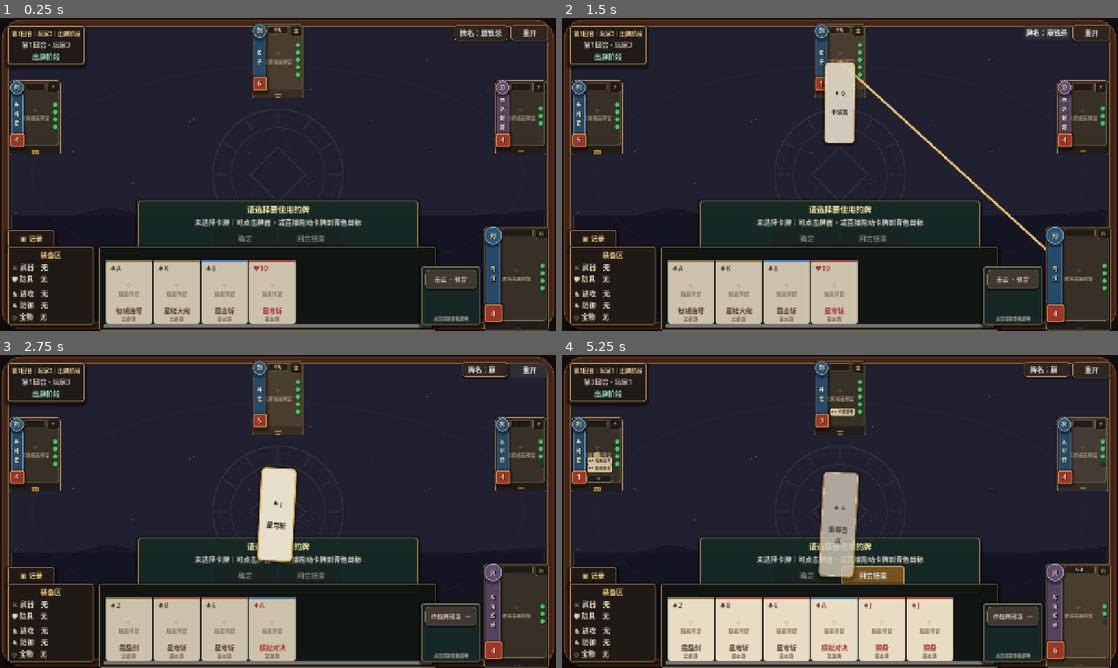
Above: before the commit, frames 1-4 (two rows, left to right).
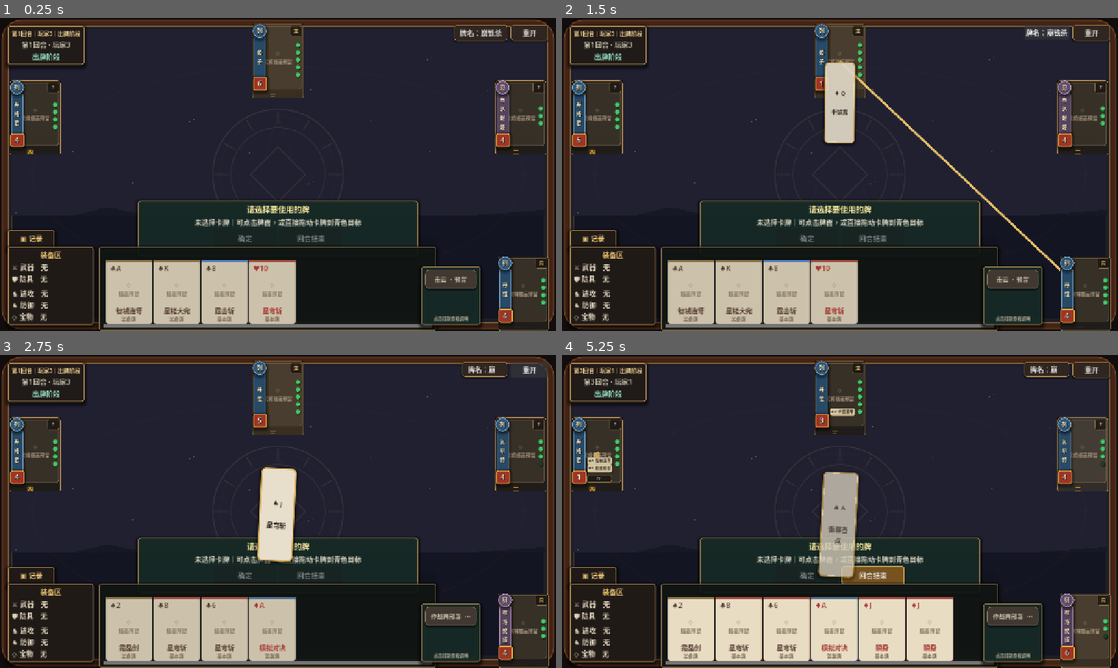
Above: after the commit, the same moments.

Repository: LisBam/hsr-kill
Game: Godot game, scene res://scenes/main.tscn
The game is run twice, just before and just after one commit, with the same random seed, the same clock (stepped at 60 frames per second) and the same inputs.
Inputs:
- Up to frame 1 (0.25 s): no input
- Up to frame 2 (1.5 s): click "牌名：崩铁杀" at 0.5 s; click "牌名：三国杀" at 1.25 s
- Up to frame 3 (2.75 s): click "重开" at 2 s
- Up to frame 4 (5.25 s): click "作战再部署 · 预留" at 2.75 s; click "作战再部署 · 预留" at 3.5 s; click "作战再部署 · 预留" at 4.25 s; click "◇ 武将插画预留" at 5 s

The runs differ from the first frame. In frame 1, 2.4% of the frame differs, in the area x 4-99%, y 2-100%; in frame 2, 3.1%; in frame 3, 2.4%; in frame 4, 2.5%.

Commit message:
1.统一全部武将牌尺寸   2.移除顶部紧凑武将牌布局   3.调整本地武将牌为标准规格   4.同步武将牌尺寸文档与测试

Diff:
--- a/scenes/components/player_target_view.tscn
+++ b/scenes/components/player_target_view.tscn
@@ -255,6 +255,7 @@
 
 [node name="Status" type="Label" parent="." unique_id=990005668]
 unique_name_in_owner = true
+visible = false
 layout_mode = 0
 offset_left = 36.0
 offset_top = 5.0
@@ -304,9 +305,10 @@
 [node name="Seat" type="Label" parent="." unique_id=110204318]
 unique_name_in_owner = true
 layout_mode = 0
-offset_top = 154.0
-offset_right = 118.0
-offset_bottom = 172.0
+offset_top = 150.2
+offset_right = 146.24998
+offset_bottom = 176.2
+scale = Vector2(0.8, 0.8)
 theme_override_colors/font_color = Color(0.941176, 0.709804, 0.184314, 1)
 theme_override_font_sizes/font_size = 18
 text = "一"
@@ -324,6 +326,46 @@
 theme_override_constants/separation = -3
 alignment = 1
 
+[node name="PreviewCurrentHp1" type="Label" parent="HealthPips" unique_id=595401683]
+layout_mode = 2
+theme_override_colors/font_color = Color(0.266667, 0.792157, 0.403922, 1)
+theme_override_colors/font_shadow_color = Color(0.027451, 0.0784314, 0.0392157, 1)
+theme_override_constants/shadow_offset_x = 1
+theme_override_constants/shadow_offset_y = 1
+theme_override_font_sizes/font_size = 14
+text = "●"
+horizontal_alignment = 1
+
+[node name="PreviewCurrentHp2" type="Label" parent="HealthPips" unique_id=1914037147]
+layout_mode = 2
+theme_override_colors/font_color = Color(0.266667, 0.792157, 0.403922, 1)
+theme_override_colors/font_shadow_color = Color(0.027451, 0.0784314, 0.0392157, 1)
+theme_override_constants/shadow_offset_x = 1
+theme_override_constants/shadow_offset_y = 1
+theme_override_font_sizes/font_size = 14
+text = "●"
+horizontal_alignment = 1
+
+[node name="PreviewCurrentHp3" type="Label" parent="HealthPips" unique_id=1878718363]
+layout_mode = 2
+theme_override_colors/font_color = Color(0.266667, 0.792157, 0.403922, 1)
+theme_override_colors/font_shadow_color = Color(0.027451, 0.0784314, 0.0392157, 1)
+theme_override_constants/shadow_offset_x = 1
+theme_override_constants/shadow_offset_y = 1
+theme_override_font_sizes/font_size = 14
+text = "●"
+horizontal_alignment = 1
+
+[node name="PreviewLostHp" type="Label" parent="HealthPips" unique_id=1879876878]
+layout_mode = 2
+theme_override_colors/font_color = Color(0.14902, 0.219608, 0.172549, 1)
+theme_override_colors/font_shadow_color = Color(0.027451, 0.0784314, 0.0392157, 1)
+theme_override_constants/shadow_offset_x = 1
+theme_override_constants/shadow_offset_y = 1
+theme_override_font_sizes/font_size = 14
+text = "●"
+horizontal_alignment = 1
+
 [node name="EquipmentLayer" type="Control" parent="." unique_id=237837046]
 unique_name_in_owner = true
 anchors_preset = 0
--- a/scripts/ui/decade_battle_layout.gd
+++ b/scripts/ui/decade_battle_layout.gd
@@ -3,11 +3,8 @@
 
 ## 无名杀十周年式环桌座次布局组件。组件只根据人数和可视尺寸摆放角色卡，不读取规则对象或提交动作。
 
-## 常规对手武将牌尺寸；默认118×172像素对应参考扩展 nova 布局，运行时通常无需动态修改。
-@export var opponent_card_size: Vector2 = Vector2(118.0, 172.0)
-
-## 六张以上顶部武将牌使用的紧凑尺寸；默认104×156像素避免九至十人局发生遮挡，运行时通常无需动态修改。
-@export var compact_opponent_card_size: Vector2 = Vector2(104.0, 156.0)
+## 全部武将牌统一使用的固定尺寸；118×172与可编辑 player_target_view.tscn 的根节点尺寸完全一致。
+const UNIFIED_PLAYER_CARD_SIZE: Vector2 = Vector2(118.0, 172.0)
 
 ## 顶部武将牌距牌桌上边缘的距离；默认14像素接近参考 CSS 的9像素视觉留白，运行时可在检查器中调整。
 @export_range(0.0, 100.0, 1.0) var top_margin: float = 14.0
@@ -66,10 +63,10 @@
 		return
 	# 左右侧座位数量；二至三人局全部位于顶部，四至九人局每侧一名，十人局每侧两名。
 	var side_count_per_edge: int = 0 if _total_player_count <= 3 else (2 if _total_player_count >= 10 else 1)
-	# 顶部座位数量；用于决定卡牌尺寸并生成均匀但符合参考比例的横坐标。
+	# 顶部座位数量；用于生成均匀但符合参考比例的横坐标。
 	var top_count: int = maxi(valid_views.size() - side_count_per_edge * 2, 0)
-	# 当前座位使用的武将牌尺寸；顶部超过五张时切换紧凑尺寸。
-	var active_card_size: Vector2 = compact_opponent_card_size if top_count >= 6 else opponent_card_size
+	# 当前座位使用的武将牌尺寸；所有座次统一使用可编辑武将牌场景的118×172标准尺寸。
+	var active_card_size: Vector2 = UNIFIED_PLAYER_CARD_SIZE
 	# 当前视图索引；按右侧、顶部从右到左、左侧的无名杀座次顺序依次消费。
 	var view_index: int = 0
 	if side_count_per_edge > 0:
--- a/scripts/ui/match_table.gd
+++ b/scripts/ui/match_table.gd
@@ -141,15 +141,14 @@
 	local_player_card.anchor_top = 1.0
 	local_player_card.anchor_right = 1.0
 	local_player_card.anchor_bottom = 1.0
-	local_player_card.offset_left = -166.0
-	local_player_card.offset_top = -240.0
+	local_player_card.offset_left = -134.0
+	local_player_card.offset_top = -172.0
 	local_player_card.offset_right = -16.0
 	local_player_card.offset_bottom = 0.0
 	local_player_card.grow_horizontal = Control.GROW_DIRECTION_BEGIN
 	local_player_card.grow_vertical = Control.GROW_DIRECTION_BEGIN
-	local_player_card.panel_width = 150.0
-	local_player_card.panel_height = 240.0
-	local_player_card.seat_label_height = 20.0
+	local_player_card.panel_width = 118.0
+	local_player_card.panel_height = 172.0
 	add_child(local_player_card)
 
 
--- a/scripts/ui/player_target_view.gd
+++ b/scripts/ui/player_target_view.gd
@@ -6,13 +6,13 @@
 ## 卡牌拖放到角色后的请求信号；桌面统一更新选牌与目标顺序。
 signal card_dropped(card_uid: int, player_id: int)
 
-## 角色卡默认宽度；默认118像素对应编辑器中标准对手武将牌，运行时可由座次布局改为紧凑或本地尺寸。
-## 参考图纵版布局使用118像素或104像素，本地玩家使用150像素；该默认值让主场景模板与常规对局牌面一致。
-@export_range(104.0, 360.0, 1.0) var panel_width: float = 118.0
-
-## 角色卡默认高度；默认172像素对应编辑器中标准对手武将牌，容纳插画、体力、手牌、装备与判定信息。
-## 参考图纵版布局使用172像素或156像素，本地玩家使用240像素；该默认值让主场景模板与常规对局牌面一致。
-@export_range(156.0, 280.0, 1.0) var panel_height: float = 172.0
+## 角色卡默认宽度；固定118像素并与可编辑武将牌场景的标准宽度一致，运行时不因座次或内容改变。
+## 所有玩家使用同一武将牌尺寸，修改该值会同时影响场景预览与全部对局实例。
+var panel_width: float = 118.0
+
+## 角色卡默认高度；固定172像素并与可编辑武将牌场景的标准高度一致，容纳插画、体力、手牌、装备与判定信息。
+## 所有玩家使用同一武将牌尺寸，修改该值会同时影响场景预览与全部对局实例。
+var panel_height: float = 172.0
 
 ## 牌面底部为中文座次号保留的高度；默认18像素接近参考图外置金色座次标记，运行时通常无需动态修改。
 @export_range(14.0, 30.0, 1.0) var seat_label_height: float = 18.0
@@ -201,7 +201,7 @@
 		return
 	# 牌面主体高度；底部座次号使用独立区域，不覆盖武将立绘和装备条目。
 	var card_body_height: float = maxf(panel_height - seat_label_height, 1.0)
-	# 左侧武将名竖条宽度；按牌宽比例缩放并限制范围，兼容紧凑多人牌与本地大牌。
+	# 左侧武将名竖条宽度；按统一牌宽比例计算并限制范围，保证所有座次使用同一版式。
 	var name_banner_width: float = clampf(panel_width * 0.23, 22.0, 34.0)
 	# 右侧体力圆点列宽度；保持足够触点面积，同时不明显遮挡立绘主体。
 	var health_column_width: float = clampf(panel_width * 0.16, 17.0, 24.0)
@@ -366,7 +366,7 @@
 		equipment_row.mouse_filter = Control.MOUSE_FILTER_IGNORE
 		equipment_row.add_theme_font_size_override("normal_font_size", 9 if panel_width >= 116.0 else 8)
 		equipment_row.add_theme_color_override("default_color", Color("33281e"))
-		# 装备横条样式；缩小内容边距以在紧凑牌宽内完整显示花色点数与短牌名。
+		# 装备横条样式；缩小内容边距以在统一118像素牌宽内完整显示花色点数与短牌名。
 		var equipment_row_style: StyleBoxFlat = BattleUIStyle.make_panel(Color("dfd2adf2"), Color("8d7147"), 1, 3)
 		equipment_row_style.content_margin_left = 2.0
 		equipment_row_style.content_margin_top = 0.0
--- a/tests/smoke_test.gd
+++ b/tests/smoke_test.gd
@@ -104,9 +104,9 @@
 		get_tree().quit(1)
 		return
 	hand_layout.free()
-	# 无名杀式座次布局组件；实例化用于校验常规与紧凑武将牌尺寸保持文档约定。
+	# 无名杀式座次布局组件；实例化用于校验所有座次统一使用文档约定的固定武将牌尺寸。
 	var battle_layout: DecadeBattleLayout = DecadeBattleLayout.new()
-	if battle_layout.opponent_card_size != Vector2(118.0, 172.0) or battle_layout.compact_opponent_card_size != Vector2(104.0, 156.0):
+	if DecadeBattleLayout.UNIFIED_PLAYER_CARD_SIZE != Vector2(118.0, 172.0):
 		printerr("SMOKE_FAIL decade_battle_layout_defaults")
 		get_tree().quit(1)
 		return
@@ -115,6 +115,13 @@
 	var player_card_template: PlayerTargetView = PLAYER_TARGET_VIEW_SCENE.instantiate() as PlayerTargetView
 	if player_card_template.custom_minimum_size != Vector2(118.0, 172.0) or player_card_template.size != Vector2(118.0, 172.0) or not is_equal_approx(player_card_template.panel_width, 118.0) or not is_equal_approx(player_card_template.panel_height, 172.0):
 		printerr("SMOKE_FAIL player_card_template_size")
+		get_tree().quit(1)
+		return
+	# 编辑器场景预览；座次必须位于牌面底部，体力容器预置三绿一暗四枚圆点以呈现标准3/4体力。
+	var preview_seat: Label = player_card_template.get_node("Seat") as Label
+	var preview_health_pips: VBoxContainer = player_card_template.get_node("HealthPips") as VBoxContainer
+	if preview_seat.position != Vector2(0.0, 154.0) or preview_seat.size != Vector2(118.0, 18.0) or preview_health_pips.get_child_count() != 4:
+		printerr("SMOKE_FAIL player_card_scene_preview")
 		get_tree().quit(1)
 		return
 	# 统一武将牌组件；直接使用场景实例，用于校验参考图布局的座次区域、装备横条高度与五槽显示上限。
Not shown: 1 places in scenes/components/player_target_view.tscn that only renumber resources
Not shown, changed: docs/游戏机制与玩法内容.md
Not shown, changed: docs/界面与交互.md
